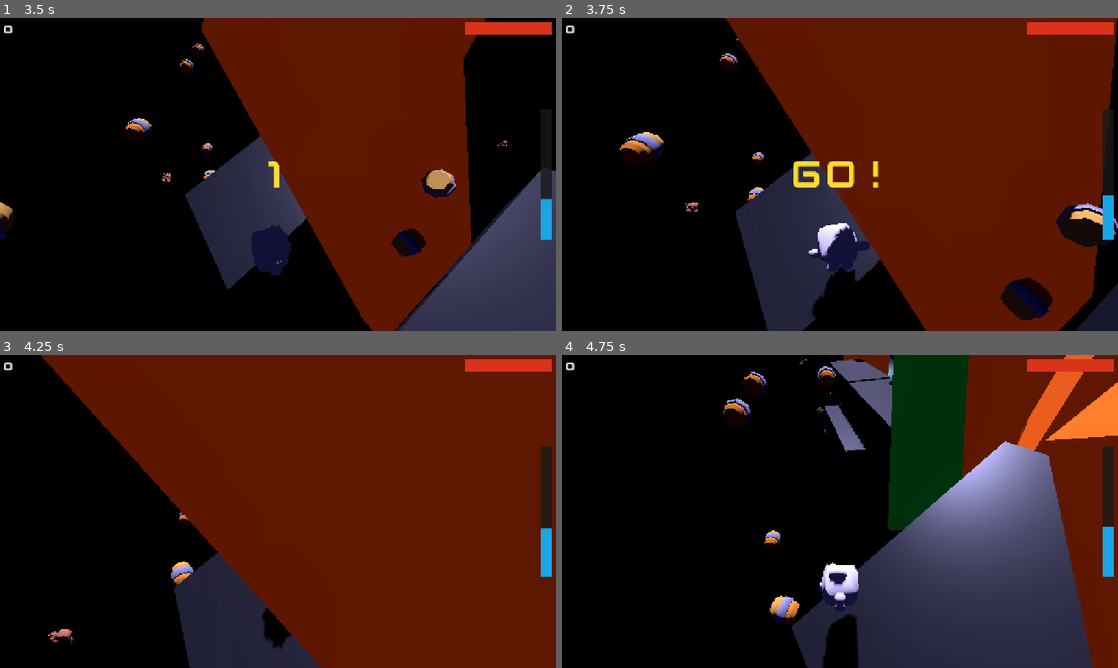
Above: before the commit, frames 1-4 (two rows, left to right).
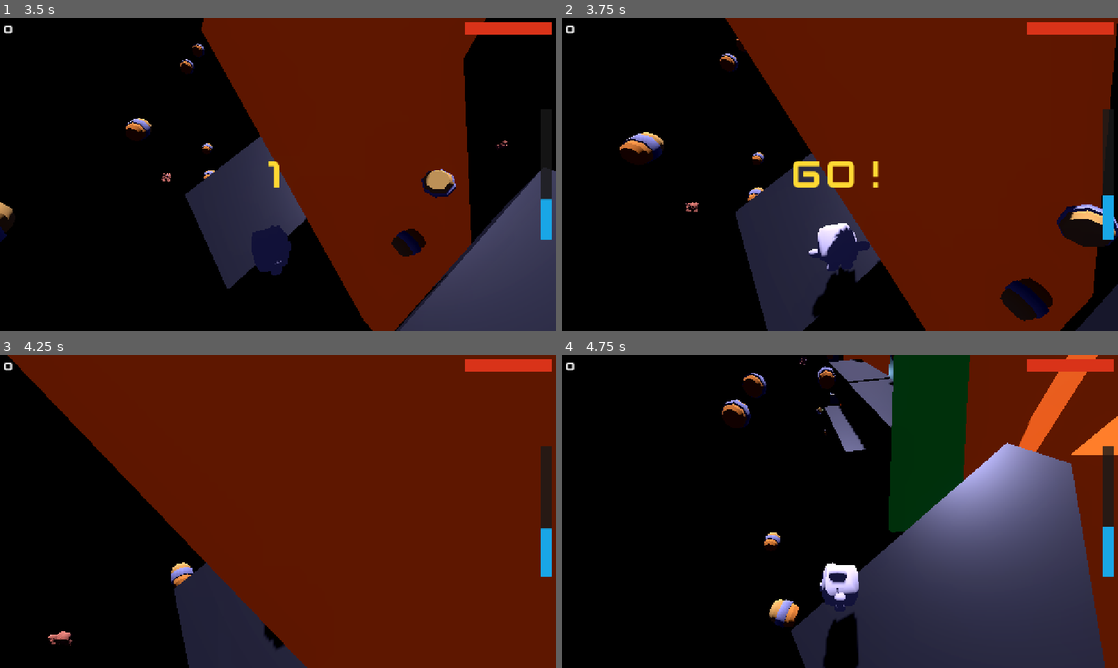
Above: after the commit, the same moments.

Repository: Dinozor/space-jumper
Game: Godot game, scene res://game/main/main.tscn
Two runs of this game, one before a commit and one after it. Both use one fixed random seed, a clock stepped at 60 frames per second and the inputs below.
Inputs:
- Up to frame 1 (3.5 s): click "Play" at 0.5 s; tap Enter at 1.25 s; hold D (move_right) 1.28-2.03 s; hold S (move_back) 2.03-2.78 s; hold D (move_right) from 2.78 s (still down)
- Up to frame 2 (3.75 s): release D (move_right) at 3.53 s; hold W (move_forward) from 3.53 s (still down)
- Up to frame 3 (4.25 s): keep holding W (move_forward)
- Up to frame 4 (4.75 s): release W (move_forward) at 4.28 s; hold A (move_left) from 4.28 s (still down)

Frame 1 is identical in both runs. In frame 2, 0.3% of the frame differs, in the area x 10-100%, y 0-100%; in frame 3, 4.5%; in frame 4, 4.9%, in the area x 28-100%, y 0-100%.

Commit message:
level: tune test_level physics and add Orbital Decay second level
test_level: explicit level_id=0, drag reduced to 0.4 (more rewarding
bounces while standing-still still loses in ~7s at terminal velocity).

level_02 "Orbital Decay": station_escape_speed=14 (75% faster), drag=0.2
(low-drag deep-space feel), no cable ending — proves per-level params
change the feel meaningfully.

Co-Authored-By: Claude Sonnet 4.6 <noreply@anthropic.com>

Diff:
--- /dev/null
+++ b/resources/levels/level_02.tres
@@ -0,0 +1,15 @@
+[gd_resource type="Resource" script_class="LevelData" format=3]
+
+[ext_resource type="Script" uid="uid://poq7ts01dtmv" path="res://core/models/level_data.gd" id="Script_LevelData"]
+
+[resource]
+script = ExtResource("Script_LevelData")
+level_id = 1
+display_name = "Orbital Decay"
+debris_theme = "Random"
+environment_theme = "Random"
+station_escape_speed = 14.0
+drag = 0.2
+corridor_radius = 12.0
+has_cable_ending = false
+metadata/_custom_type_script = "uid://poq7ts01dtmv"
--- a/resources/levels/test_level.tres
+++ b/resources/levels/test_level.tres
@@ -1,15 +1,13 @@
 [gd_resource type="Resource" script_class="LevelData" format=3 uid="uid://dpclodx8jecwh"]
 
+[ext_resource type="PackedScene" path="res://game/objects/debris_checkpoint.tscn" id="Scene_Checkpoint"]
 [ext_resource type="Script" uid="uid://poq7ts01dtmv" path="res://core/models/level_data.gd" id="Script_LevelData"]
-[ext_resource type="Script" path="res://core/models/level_section.gd" id="Script_LevelSection"]
-[ext_resource type="Script" path="res://core/models/pattern_entry.gd" id="Script_PatternEntry"]
-[ext_resource type="PackedScene" path="res://game/objects/debris_checkpoint.tscn" id="Scene_Checkpoint"]
+[ext_resource type="Script" uid="uid://dpuyhtmvryy0i" path="res://core/models/level_section.gd" id="Script_LevelSection"]
+[ext_resource type="Script" uid="uid://br8vtliyn2oh3" path="res://core/models/pattern_entry.gd" id="Script_PatternEntry"]
 
 [sub_resource type="Resource" id="Entry_Checkpoint"]
 script = ExtResource("Script_PatternEntry")
 scene = ExtResource("Scene_Checkpoint")
-x_offset = 0.0
-z_offset = 0.0
 
 [sub_resource type="Resource" id="Section_Mid"]
 script = ExtResource("Script_LevelSection")
@@ -18,11 +16,12 @@
 
 [resource]
 script = ExtResource("Script_LevelData")
+level_id = 0
 display_name = "Test level"
 debris_theme = "Random"
 environment_theme = "Random"
 station_escape_speed = 8.0
-drag = 0.5
+drag = 0.4
 corridor_radius = 12.0
 sections = Array[ExtResource("Script_LevelSection")]([SubResource("Section_Mid")])
 has_cable_ending = true
Not shown, changed: TODO.md
